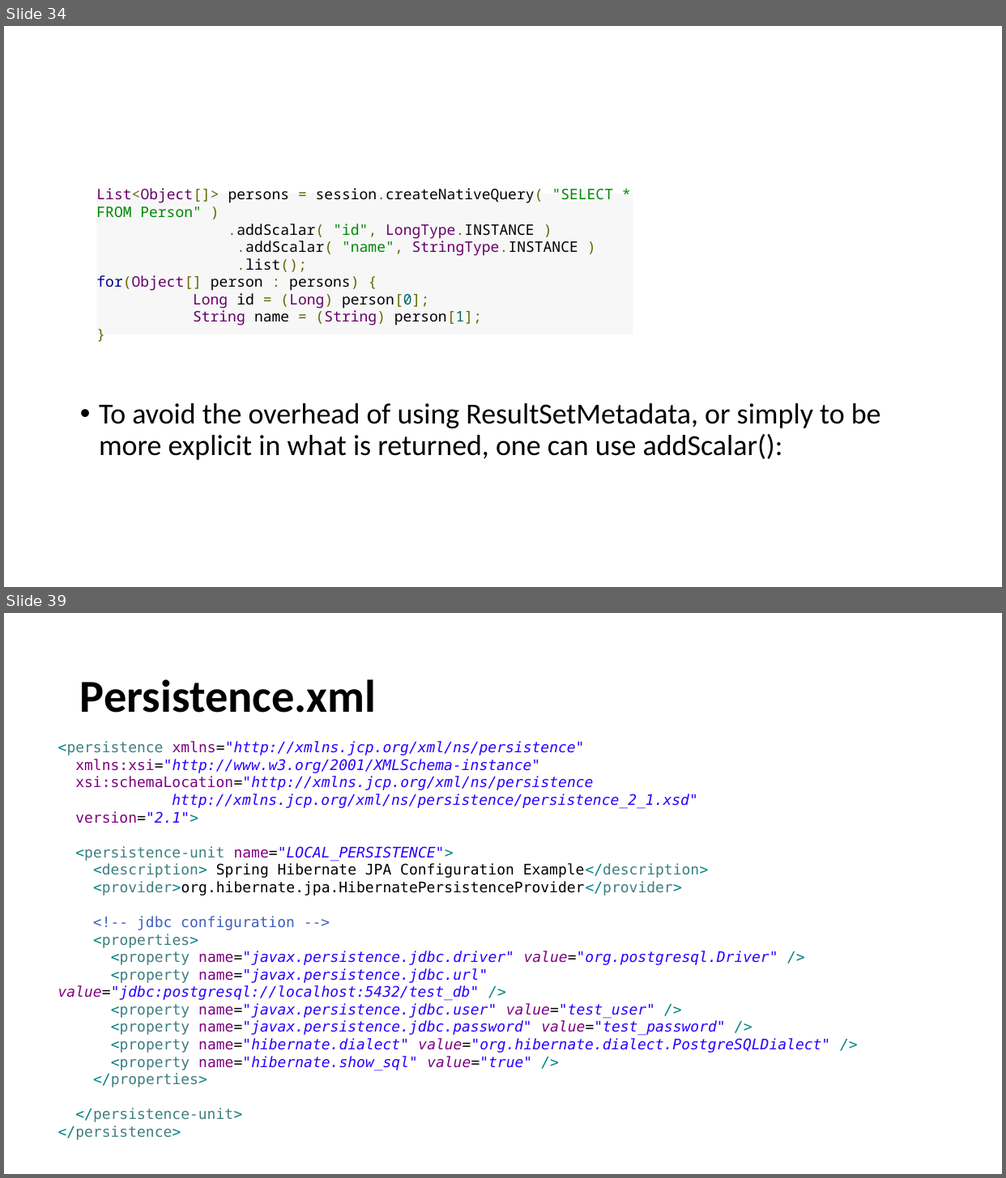
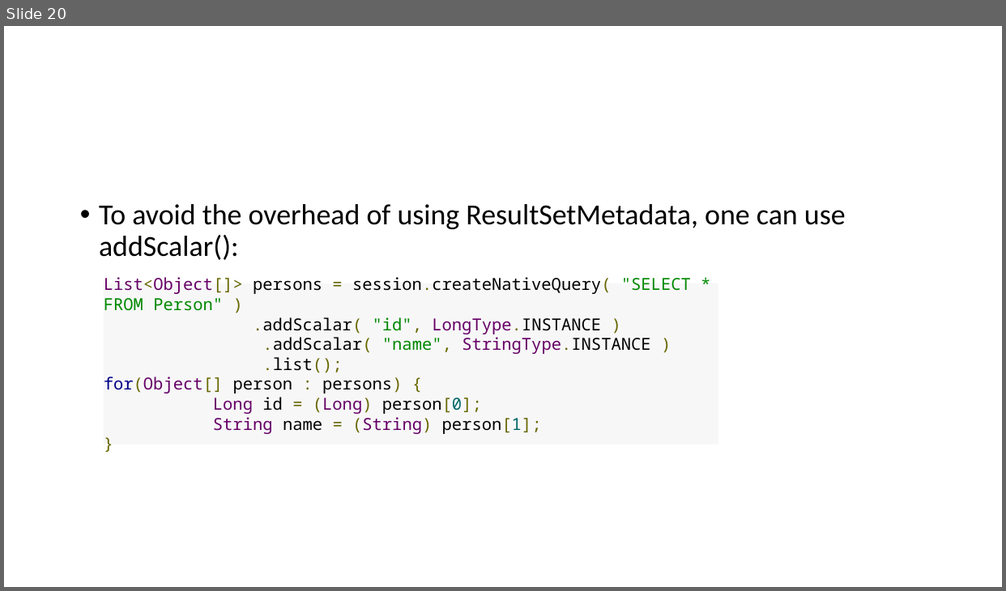
Before and after one commit to lawren43/mytest-repo, a slide deck: test-springmvc/doc/2.JPA Programming.pptx. Shown one above the other, each under a label of ours: slides 34 and 39 before the commit, slide 20 after it; the slides between them are not shown. The pictures are 1006x1178 and 1006x591 pixels, drawn with LibreOffice and Linux fonts; fonts in the diff are those of the drawing. Boxes give left, top, right and bottom in pixels: in the first picture for what was removed or moved away, otherwise in the second. Text is boxed around its words. In the diff, an @@ line names an element or a change of style, - is before the commit and + after.

```diff
--- a/test-springmvc/doc/2.JPA Programming.pptx
+++ b/test-springmvc/doc/2.JPA Programming.pptx
@@ slide 39 removed at box(4, 613, 1002, 1174), background #FFFFFF @@
@@ title removed at box(80, 679, 376, 713) @@
-Persistence.xml
@@ text removed at box(58, 741, 830, 1140) @@
-<persistence xmlns="http://xmlns.jcp.org/xml/ns/persistence"
-xmlns:xsi="http://www.w3.org/2001/XMLSchema-instance"
-xsi:schemaLocation="http://xmlns.jcp.org/xml/ns/persistence
-http://xmlns.jcp.org/xml/ns/persistence/persistence_2_1.xsd"
-version="2.1">
-<persistence-unit name="LOCAL_PERSISTENCE">
-<description> Spring Hibernate JPA Configuration Example</description>
-<provider>org.hibernate.jpa.HibernatePersistenceProvider</provider>
-<!-- jdbc configuration -->
-<properties>
-<property name="javax.persistence.jdbc.driver" value="org.postgresql.Driver" />
-<property name="javax.persistence.jdbc.url" value="jdbc:postgresql://localhost:5432/test_db" />
-<property name="javax.persistence.jdbc.user" value="test_user" />
-<property name="javax.persistence.jdbc.password" value="test_password" />
-<property name="hibernate.dialect" value="org.hibernate.dialect.PostgreSQLDialect" />
-<property name="hibernate.show_sql" value="true" />
-</properties>
-</persistence-unit>
-</persistence>
@@ what was slide 34 is now slide 20 @@
@@ slide 20 changed as well @@
@@ text at box(99, 204, 846, 260): text changed @@
-• To avoid the overhead of using ResultSetMetadata, or simply to be more explicit in what is returned, one can use addScalar():
+• To avoid the overhead of using ResultSetMetadata, one can use addScalar():
@@ rectangle "List<Object[]> persons = session.createNativeQuery( "SELECT ...": place and size @@
-rectangle "List<Object[]> persons = session.createNativeQuery( "SELECT ..." at box(97, 194, 633, 335)
+rectangle "List<Object[]> persons = session.createNativeQuery( "SELECT ..." at box(104, 284, 718, 445)
@@ rectangle "List<Object[]> persons = session.createNativeQuery( "SELECT ..." at box(104, 284, 718, 445): size 14 to 16 pt @@
```
Also in this commit, not shown: 4 other slides changed, 4 slides added, 56 other slides removed, 9 other files.
